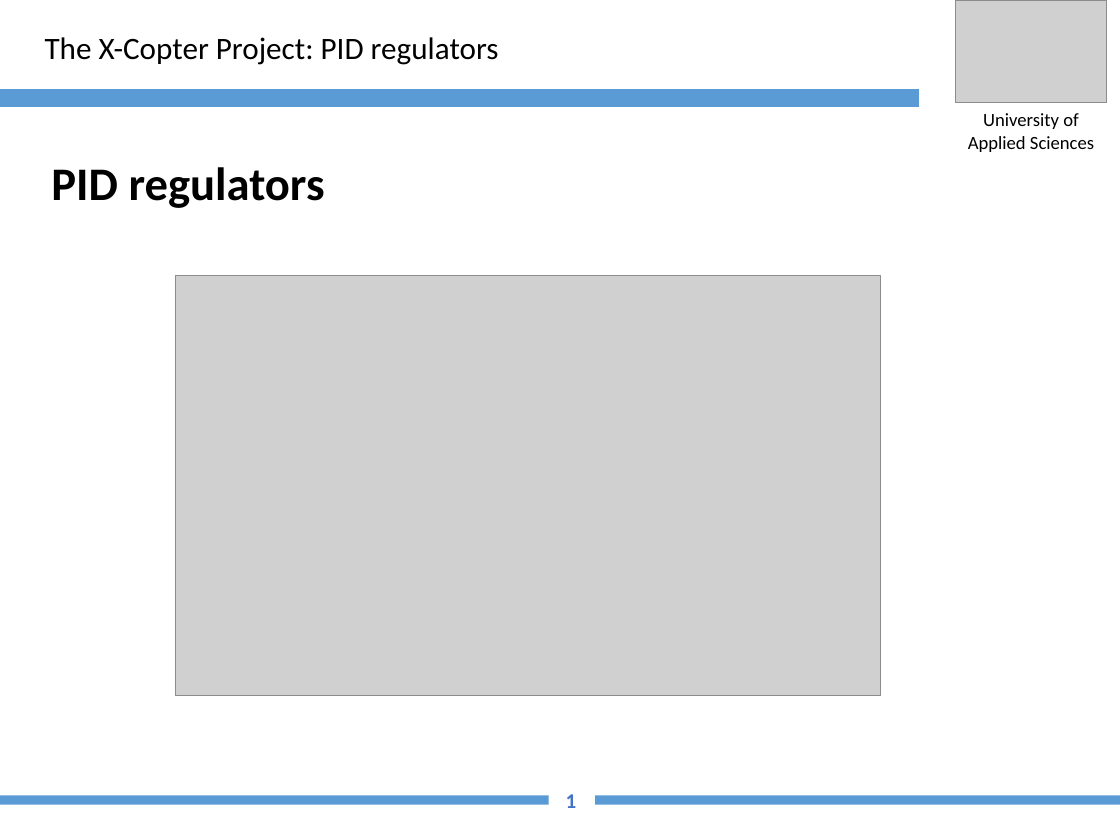
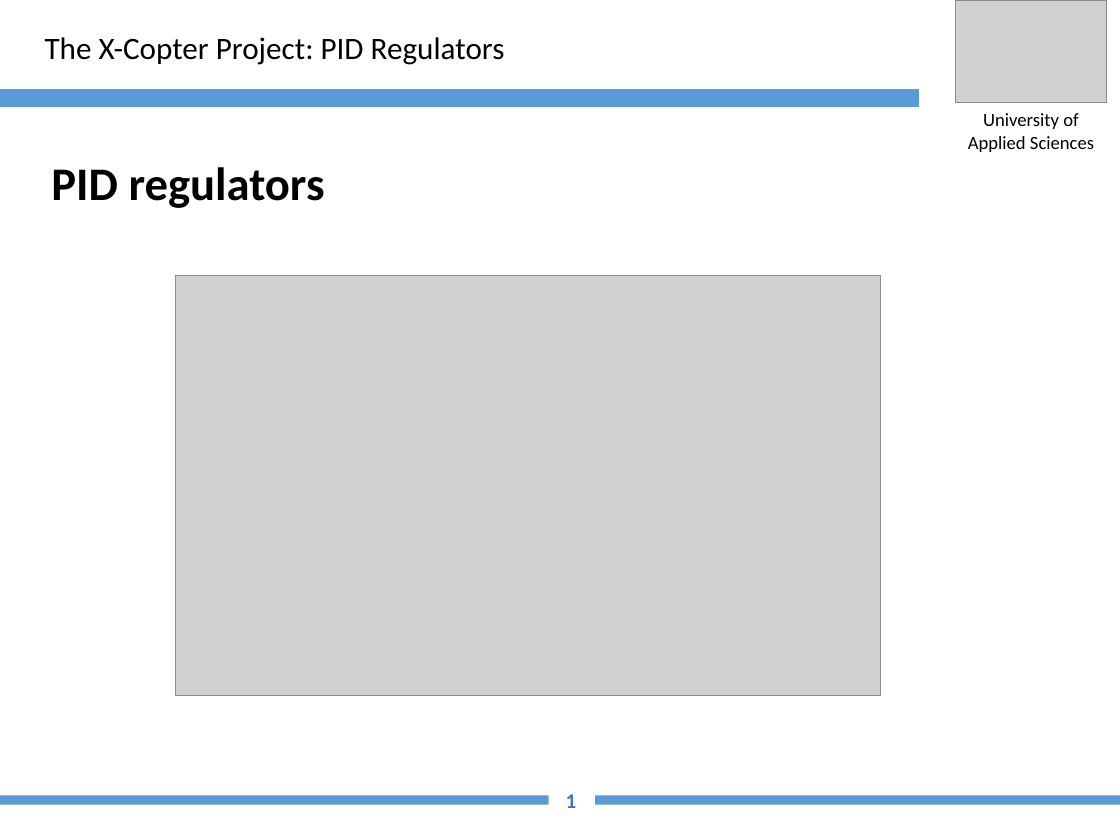
Before and after one commit to XCopter-HSU/XCopter, a slide deck: slide 1 of Final_Report/InFinalReportEinpflegen (Fuer Jan)/presentation_sample/thomas_slides.pptx. Drawn at 1120x840 pixels with LibreOffice and Linux fonts; fonts in the diff are those of the drawing; grey boxes stand for pictures; background and template pictures are left out. Boxes give left, top, right and bottom in pixels: in the first picture for what was removed or moved away, otherwise in the second. Text is boxed around its words. In the diff, an @@ line names an element or a change of style, - is before the commit and + after.

```diff
--- a/Final_Report/InFinalReportEinpflegen (Fuer Jan)/presentation_sample/thomas_slides.pptx
+++ b/Final_Report/InFinalReportEinpflegen (Fuer Jan)/presentation_sample/thomas_slides.pptx
@@ text at [45,37,505,65]: text changed @@
-The X-Copter Project: PID regulators
+The X-Copter Project: PID Regulators
```
Also in this commit, not shown: 1 slide added.
